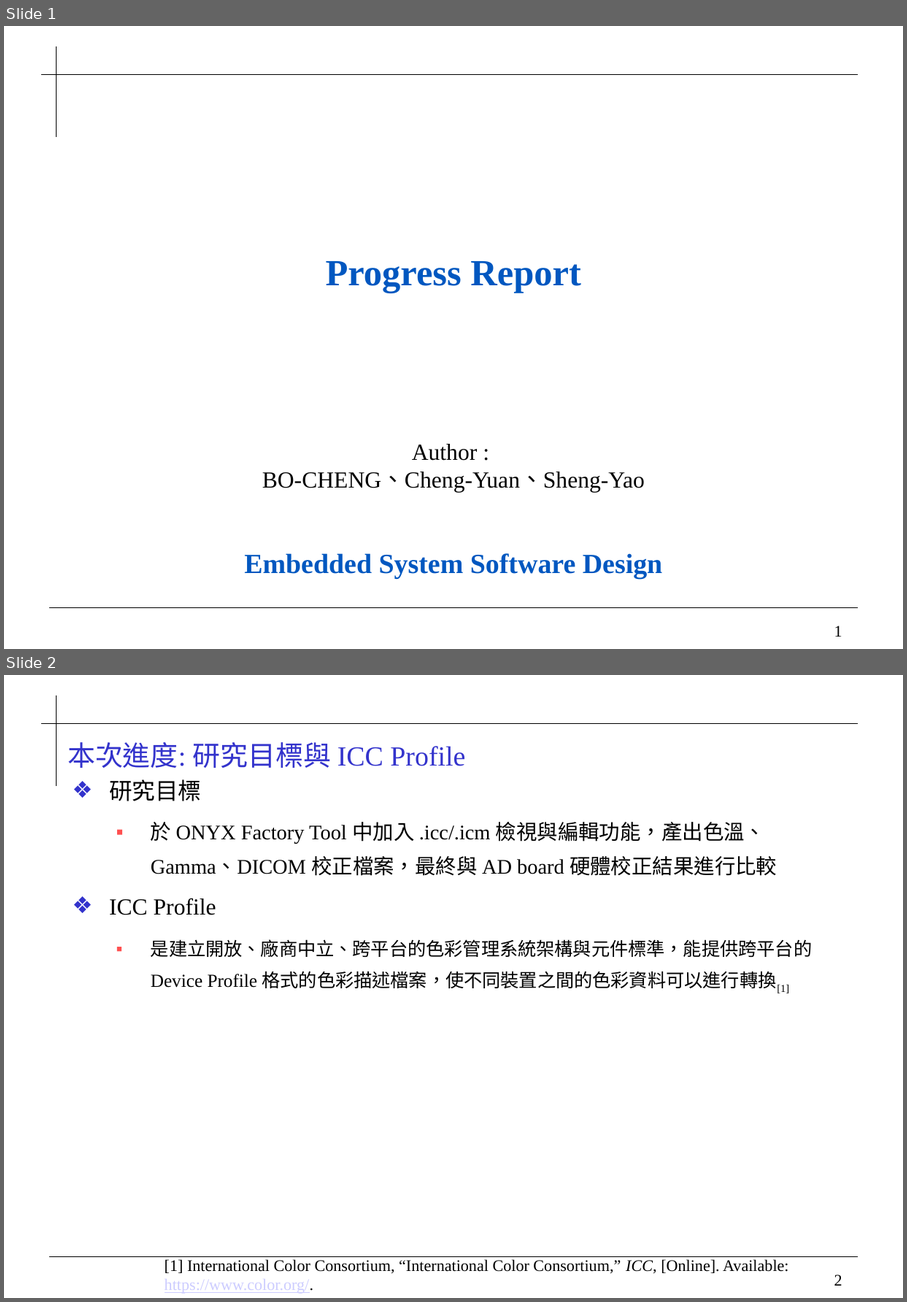
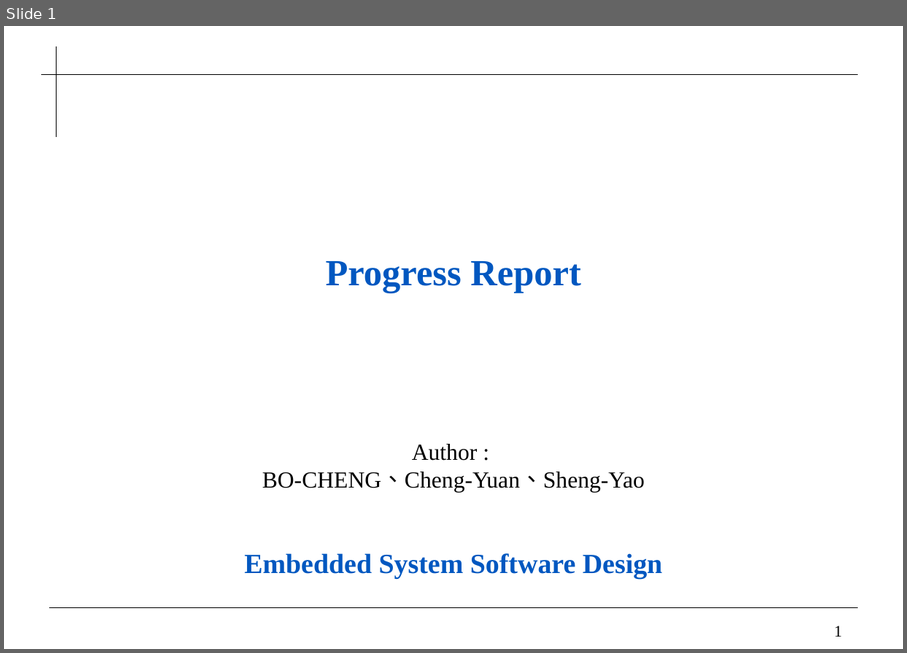
Before and after one commit to 0ilasis0/home, a slide deck: ICCPROFILE_0929.pptx. Shown one above the other, each under a label of ours: slides 1 and 2 before the commit, slide 1 after it. The pictures are 907x1302 and 907x653 pixels, drawn with LibreOffice and Linux fonts; fonts in the diff are those of the drawing; background and template pictures are left out. Boxes give left, top, right and bottom in pixels: in the first picture for what was removed or moved away, otherwise in the second. Text is boxed around its words. In the diff, an @@ line names an element or a change of style, - is before the commit and + after.

```diff
--- a/ICCPROFILE_0929.pptx
+++ b/ICCPROFILE_0929.pptx
@@ slide 2 removed at (4, 675, 903, 1298), background #FFFFFF; not listed: 4 template elements that a slide beside it also shows @@
@@ title removed at (68, 742, 465, 768) @@
-本次進度: 研究目標與 ICC Profile
@@ text removed at (109, 779, 812, 993) @@
-❖ 研究目標
-  ▪ 於 ONYX Factory Tool 中加入 .icc/.icm 檢視與編輯功能，產出色溫、Gamma、DICOM 校正檔案，最終與 AD board 硬體校正結果進行比較
-❖ ICC Profile
-  ▪ 是建立開放、廠商中立、跨平台的色彩管理系統架構與元件標準，能提供跨平台的 Device Profile 格式的色彩描述檔案，使不同裝置之間的色彩資料可以進行轉換[1]
@@ text removed at (165, 1259, 789, 1293) @@
-[1] International Color Consortium, “International Color Consortium,” ICC, [Online]. Available: https://www.color.org/.
```
Also in this commit, not shown: 5 slides changed, 5 slides added, 8 other slides removed, 4 other files.
